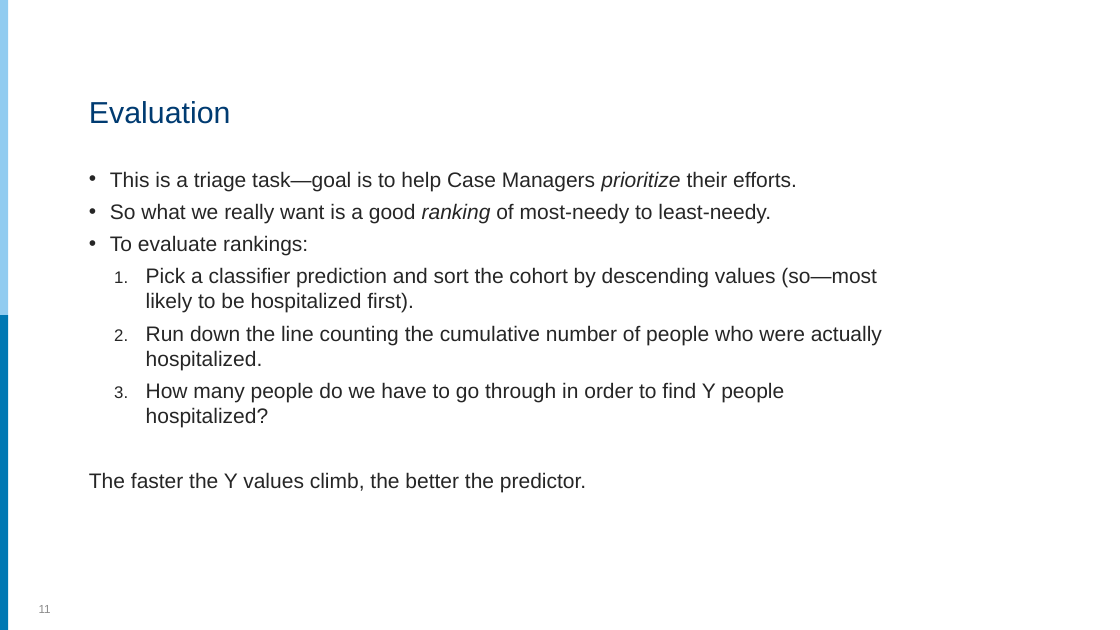
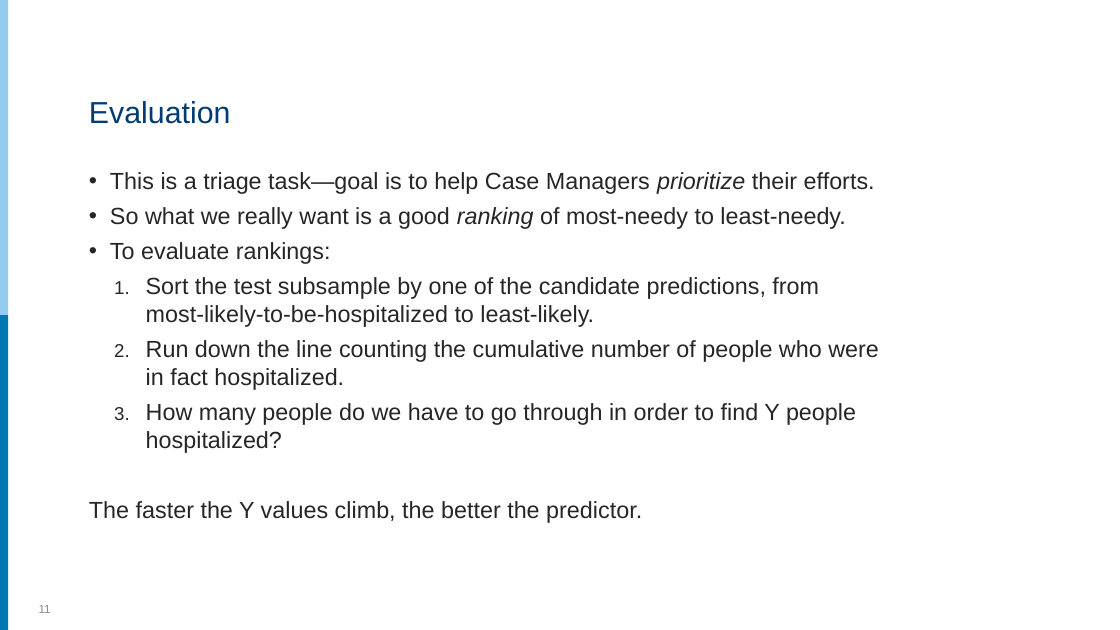
Before and after one commit to rpardee/hcsrn_2019, a slide deck: slide 11 of analytics_for_hmos.pptx. Drawn at 1120x630 pixels with LibreOffice and Linux fonts; fonts in the diff are those of the drawing. Boxes give left, top, right and bottom in pixels: in the first picture for what was removed or moved away, otherwise in the second. Text is boxed around its words. In the diff, an @@ line names an element or a change of style, - is before the commit and + after.

```diff
--- a/analytics_for_hmos.pptx
+++ b/analytics_for_hmos.pptx
@@ text at [89, 172, 875, 523]: size 18 to 20 pt in "This is a triage task—goal is to ...", "So what we really want is a ...", "To evaluate rankings:", "How many people do we have to ..." and 1 more places @@
@@ text at [146, 277, 879, 390]: text changed; size 18 to 20 pt @@
-  1. Pick a classifier prediction and sort the cohort by descending values (so—most likely to be hospitalized first).
-  2. Run down the line counting the cumulative number of people who were actually hospitalized.
+  1. Sort the test subsample by one of the candidate predictions, from most-likely-to-be-hospitalized to least-likely.
+  2. Run down the line counting the cumulative number of people who were in fact hospitalized.
```
Also in this commit, not shown: 4 other slides changed, 2 slides added.
